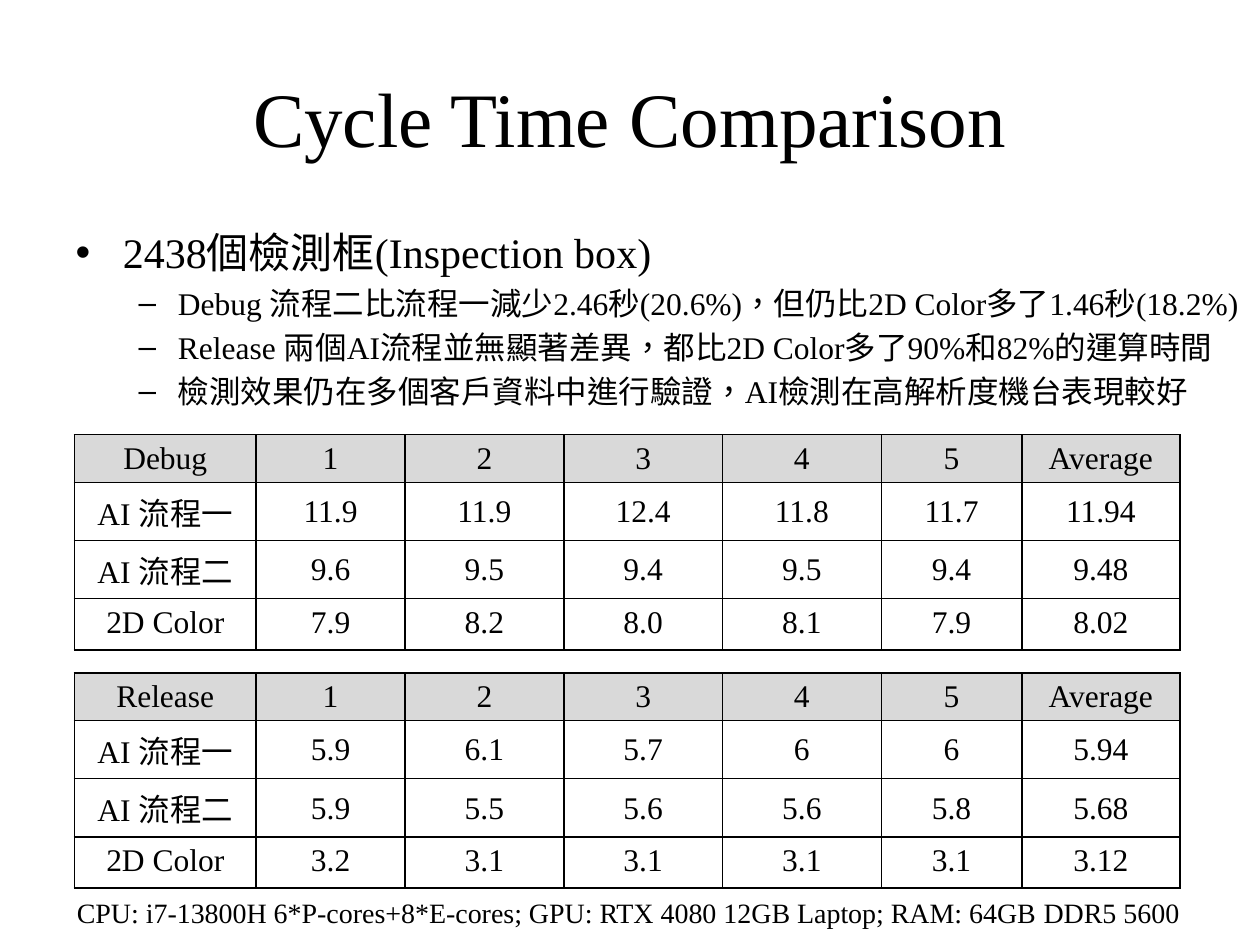
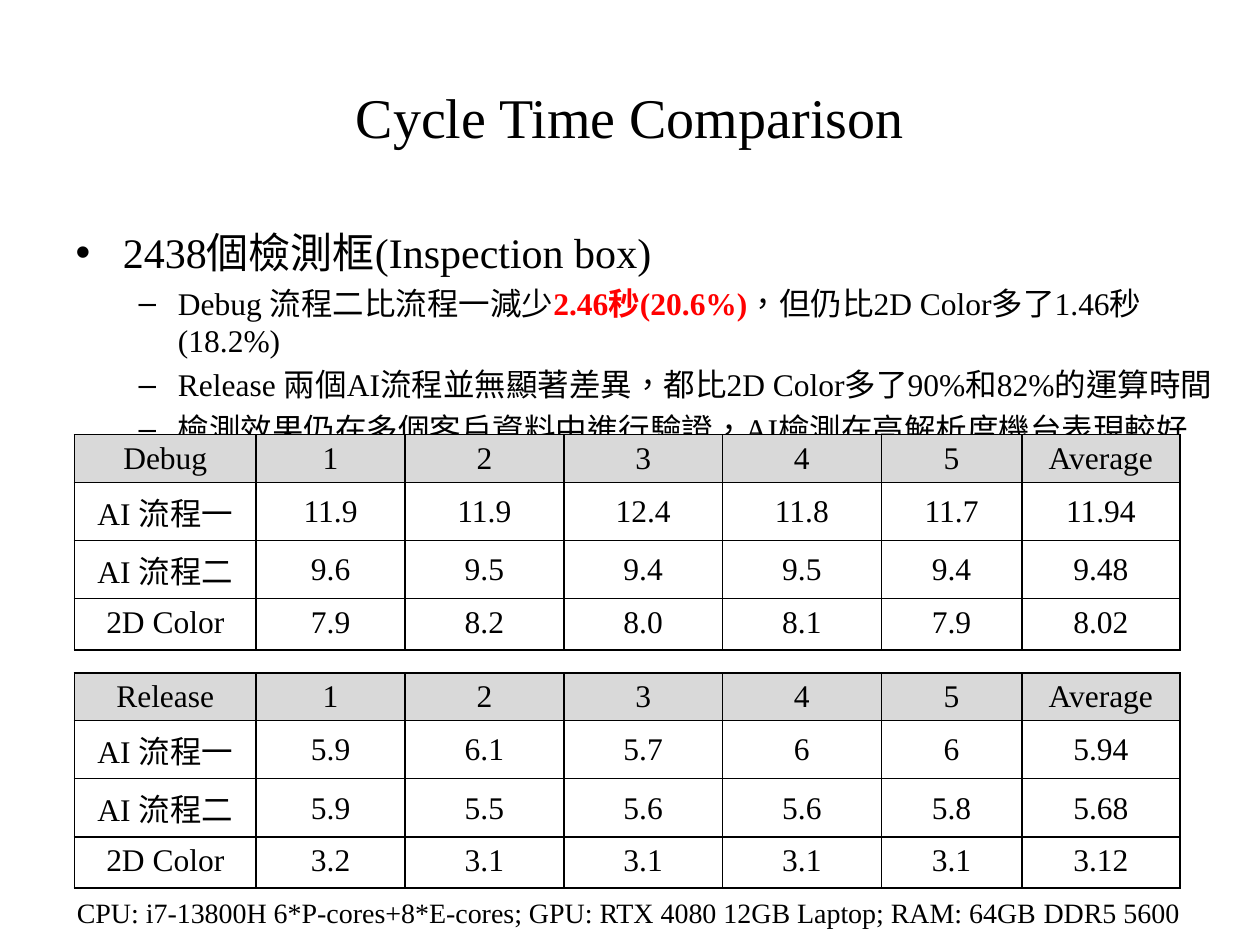
Before and after one commit to Teng91/RESTful-server-with-APIs, a slide deck: slide 4 of TRI.pptx. Drawn at 1260x945 pixels with LibreOffice and Linux fonts; fonts in the diff are those of the drawing. Boxes give left, top, right and bottom in pixels: in the first picture for what was removed or moved away, otherwise in the second. Text is boxed around its words. In the diff, an @@ line names an element or a change of style, - is before the commit and + after.

```diff
--- a/TRI.pptx
+++ b/TRI.pptx
@@ title "Cycle Time Comparison" at <box>356,99,904,149</box>: size 44 to 32 pt @@
@@ text at <box>178,288,1141,359</box>: text colour #000000 to #FF0000, bold on in "流程二比流程一減少2.46秒(20.6%)，但仍比2D" @@
```
Also in this commit, not shown: 1 other slide changed.
